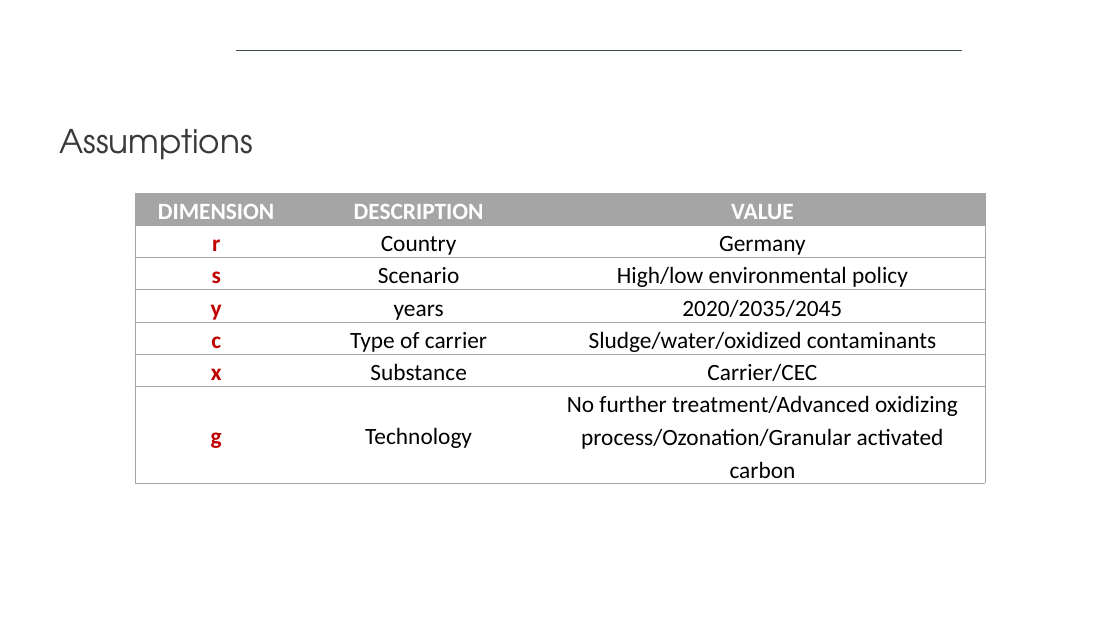
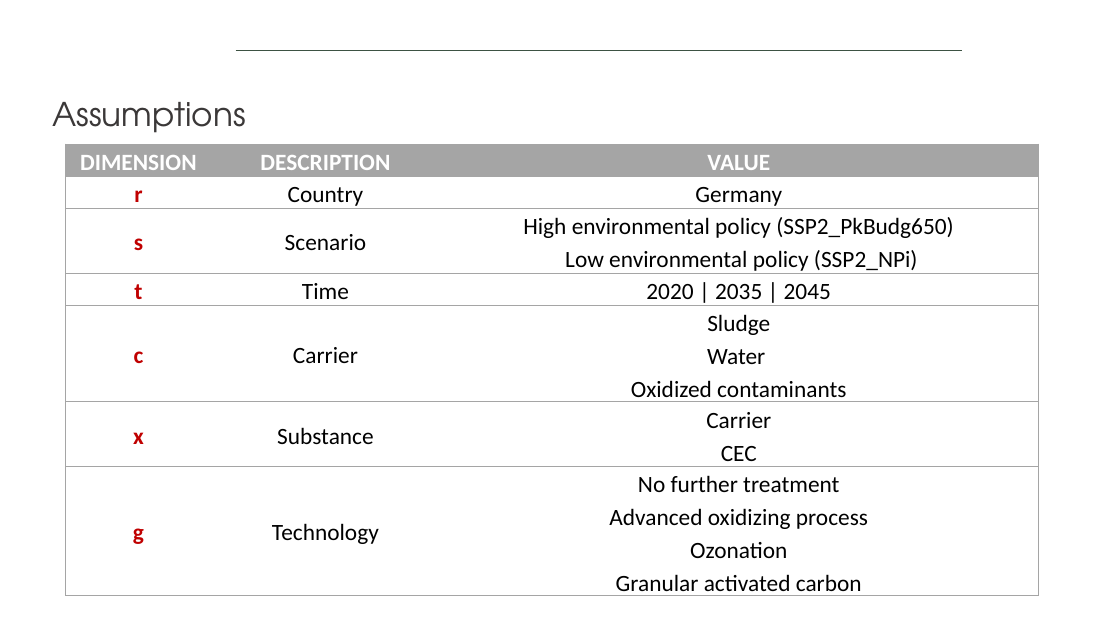
Before and after one commit to isabelapi/PAW_MFA_LCA_2025, a slide deck: slide 6 of presentation/dds_autumn_school_2025_paw_presentation_14-11-2025.pptx. Drawn at 1120x630 pixels with LibreOffice and Linux fonts; fonts in the diff are those of the drawing; background and template pictures are left out. Boxes give left, top, right and bottom in pixels: in the first picture for what was removed or moved away, otherwise in the second. Text is boxed around its words. In the diff, an @@ line names an element or a change of style, - is before the commit and + after.

```diff
--- a/presentation/dds_autumn_school_2025_paw_presentation_14-11-2025.pptx
+++ b/presentation/dds_autumn_school_2025_paw_presentation_14-11-2025.pptx
@@ text "Assumptions": place and size @@
-text "Assumptions" at (59,129,252,160)
+text "Assumptions" at (52,102,245,133)
@@ table at (66,144,1038,600) @@
-row 3, column 3: High/low environmental policy
+row 3, column 3: High environmental policy (SSP2_PkBudg650) / Low environmental policy (SSP2_NPi)
-row 4: y | years | 2020/2035/2045
+row 4: t | Time | 2020 | 2035 | 2045
-row 5, column 2: Type of carrier
+row 5, column 2: Carrier
-row 5, column 3: Sludge/water/oxidized contaminants
+row 5, column 3: Sludge / Water / Oxidized contaminants
-row 6, column 3: Carrier/CEC
+row 6, column 3: Carrier / CEC
-row 7, column 3: No further treatment/Advanced oxidizing process/Ozonation/Granular activated carbon
+row 7, column 3: No further treatment / Advanced oxidizing process / Ozonation / Granular activated carbon
@@ table: place and size @@
-table at (135,193,986,488)
+table at (66,144,1038,600)
```
Also in this commit, not shown: 4 other slides changed, 3 slides removed.
